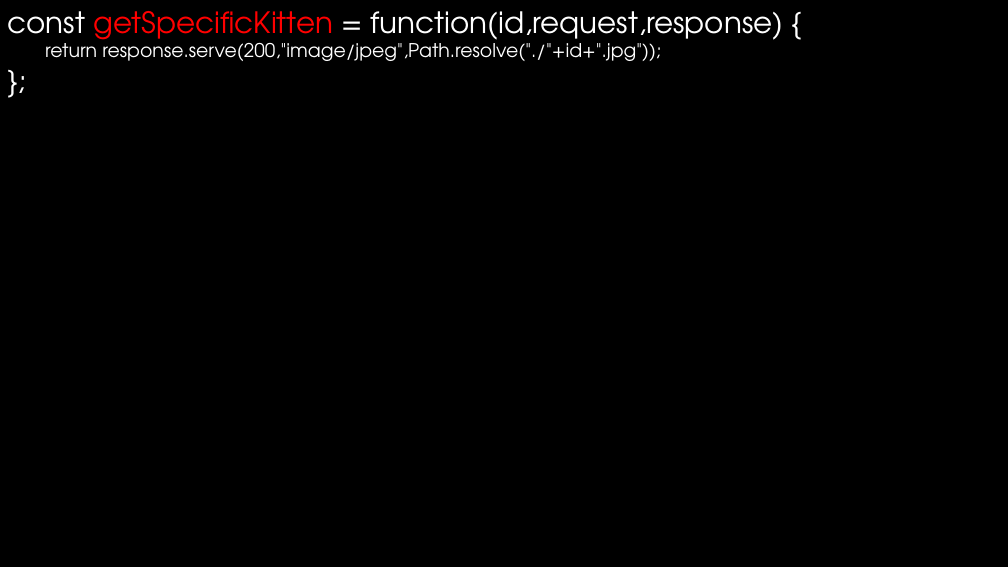
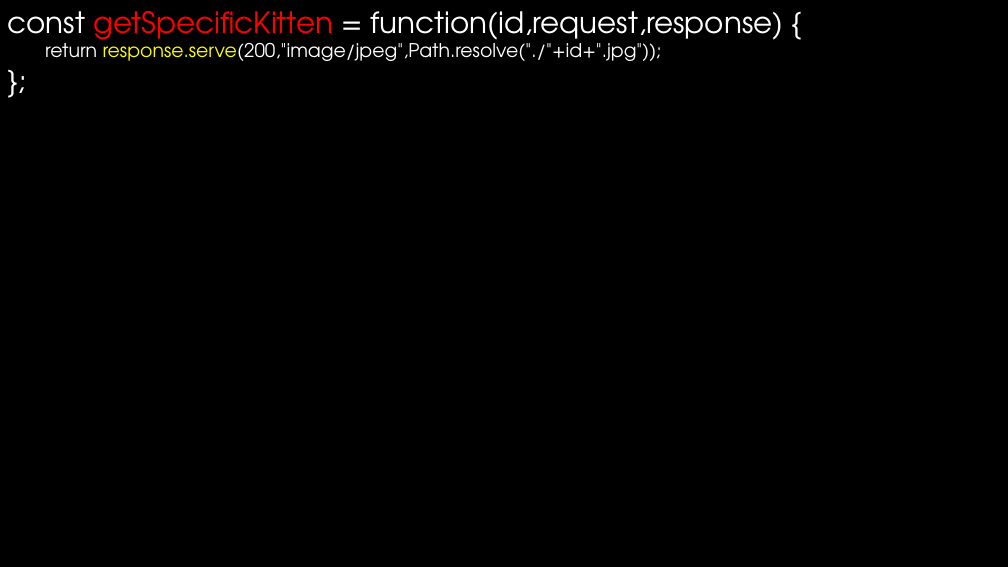
Before and after one commit to arei/talks, a slide deck: slide 68 of BuildingAwesome/BuildingAwesome.pptx (slide 70 before the commit). Drawn at 1008x567 pixels with LibreOffice and Linux fonts; fonts in the diff are those of the drawing. Boxes give left, top, right and bottom in pixels: in the first picture for what was removed or moved away, otherwise in the second. Text is boxed around its words. In the diff, an @@ line names an element or a change of style, - is before the commit and + after.

```diff
--- a/BuildingAwesome/BuildingAwesome.pptx
+++ b/BuildingAwesome/BuildingAwesome.pptx
@@ text at bbox=[45, 38, 662, 61]: text colour #FFFFFF to #FFFF00 in "response.serve(200,"image/jpeg",Path.resolve("./"+id+".jpg") ..." @@
```
Also in this commit, not shown: 3 other slides changed, 4 slides added, 2 slides removed, 2 other files.
